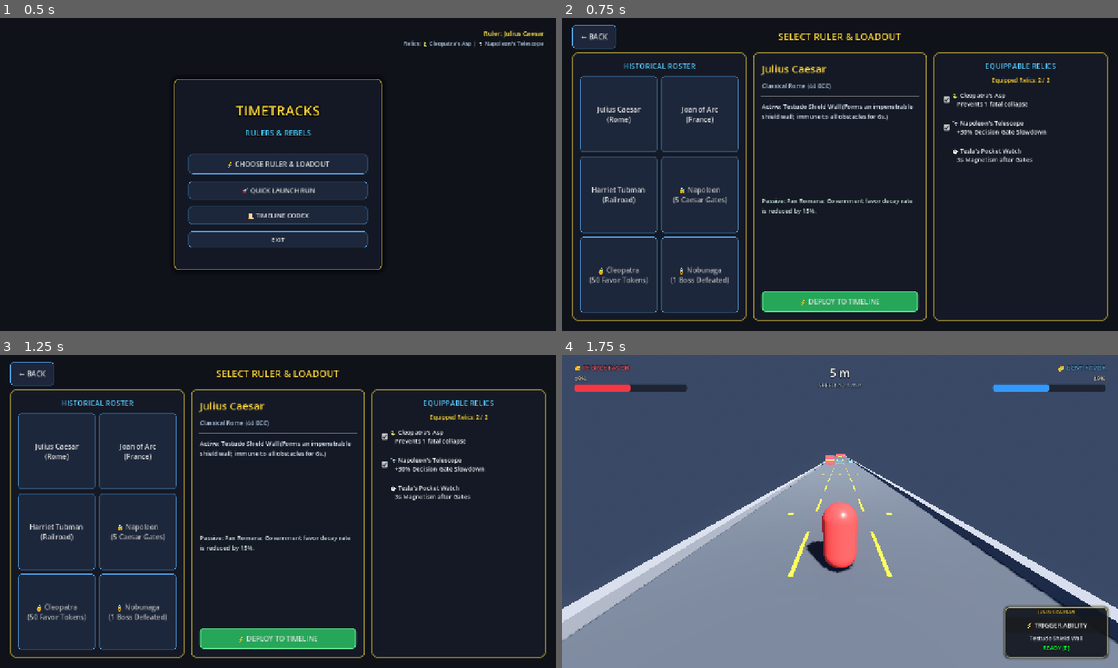
Above: before the commit, frames 1-4 (two rows, left to right).
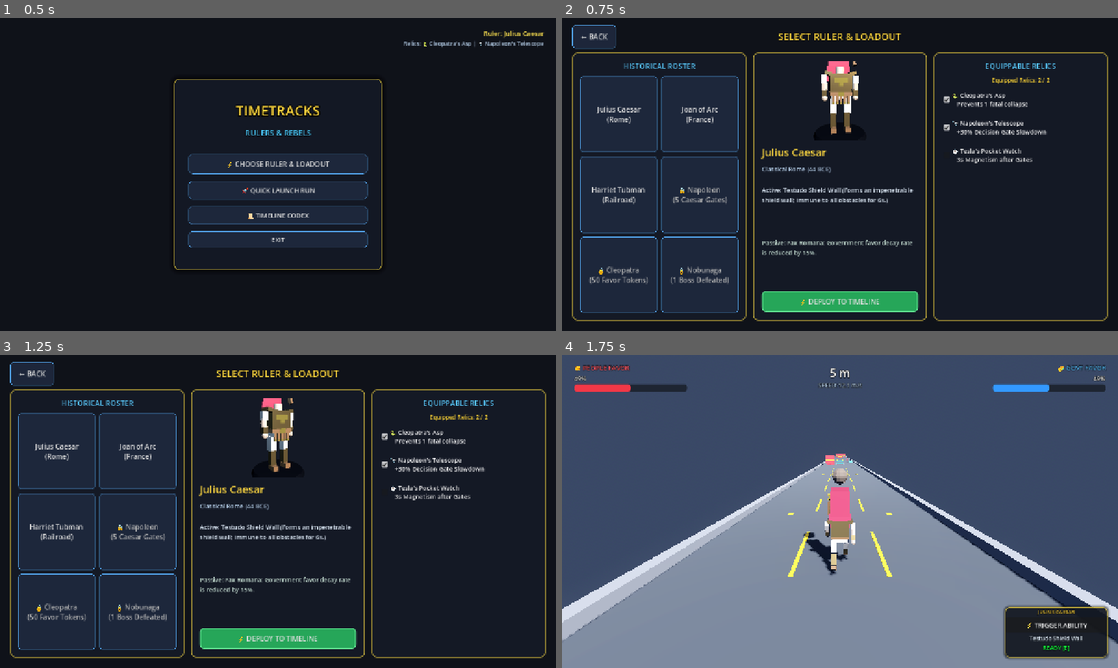
Above: after the commit, the same moments.

Repository: ce-subhash/history_turner
Game: Godot game, scene res://scenes/ui/MainMenu.tscn
Two runs of this game, one before a commit and one after it. Both use one fixed random seed, a clock stepped at 60 frames per second and the inputs below.
Inputs:
- Up to frame 1 (0.5 s): no input
- Up to frame 2 (0.75 s): click "⚡ CHOOSE RULER & LOADOUT" at 0.5 s
- Up to frame 3 (1.25 s): no input
- Up to frame 4 (1.75 s): click "⚡ DEPLOY TO TIMELINE" at 1.25 s

Frame 1 is identical in both runs. In frame 2, 3.1% of the frame differs, in the area x 35-65%, y 13-77%; in frame 3, 3.0%; in frame 4, 1.7%.

Commit message:
feat(characters): add stylized 3D historical models, procedural animations, and select preview

Diff:
--- a/project.godot
+++ b/project.godot
@@ -1,14 +1,22 @@
 ; Engine configuration file.
 ; It's best edited using the editor UI and not directly,
-; but can be edited here as well.
+; since the parameters that go here are not all obvious.
+;
+; Format:
+;   [section] ; section goes between []
+;   param=value ; assign values to parameters
 
 config_version=5
+
+[animation]
+
+compatibility/default_parent_skeleton_in_mesh_instance_3d=true
 
 [application]
 
 config/name="Timetracks: Rulers & Rebels"
 run/main_scene="res://scenes/ui/MainMenu.tscn"
-config/features=PackedStringArray("4.3", "Forward Plus")
+config/features=PackedStringArray("4.7", "Forward Plus")
 config/icon="res://icon.svg"
 
 [autoload]
@@ -16,7 +24,6 @@
 SaveManager="*res://scripts/globals/SaveManager.gd"
 GameManager="*res://scripts/globals/GameManager.gd"
 CharacterManager="*res://scripts/globals/CharacterManager.gd"
-
 
 [display]
 
@@ -31,5 +38,5 @@
 
 [rendering]
 
+textures/vram_compression/import_etc2_astc=true
 anti_aliasing/quality/msaa_3d=2
-textures/vram_compression/import_etc2_astc=true
--- /dev/null
+++ b/scenes/TestCharacters.tscn
@@ -0,0 +1,6 @@
+[gd_scene load_steps=2 format=3 uid="uid://testchars001"]
+
+[ext_resource type="Script" path="res://scripts/test/TestCharactersRunner.gd" id="1_testrunner"]
+
+[node name="TestCharacters" type="Node"]
+script = ExtResource("1_testrunner")
--- a/scripts/player/PlayerController.gd
+++ b/scripts/player/PlayerController.gd
@@ -5,6 +5,10 @@
 
 const CharacterDataScript = preload("res://scripts/resources/CharacterData.gd")
 const CollectibleScript = preload("res://scripts/world/Collectible.gd")
+
+const CAESAR_MODEL = preload("res://assets/characters/caesar.glb")
+const JOAN_MODEL = preload("res://assets/characters/joan.glb")
+const HARRIET_MODEL = preload("res://assets/characters/harriet.glb")
 
 # --- Constants & Configuration ---
 const LANE_LEFT: float = -2.5
@@ -55,6 +59,17 @@
 var zealot_emergency_triggered: bool = false
 var emergency_shield_timer: float = 0.0
 
+# Procedural 3D Character Model Rig & Animation
+var current_model_root: Node3D = null
+var left_arm_node: Node3D = null
+var right_arm_node: Node3D = null
+var left_leg_node: Node3D = null
+var right_leg_node: Node3D = null
+var torso_node: Node3D = null
+var cape_node: Node3D = null
+var lantern_light: OmniLight3D = null
+var run_anim_time: float = 0.0
+
 # --- Node References ---
 @onready var collision_shape: CollisionShape3D = $CollisionShape3D
 @onready var visual_model: Node3D = $VisualModel
@@ -84,6 +99,8 @@
 		CharacterManager.character_selected.connect(_on_character_selected)
 		if CharacterManager.active_character:
 			_apply_character_visuals(CharacterManager.active_character)
+		else:
+			_apply_character_visuals(null)
 
 
 func _init_collision_cache() -> void:
@@ -223,8 +240,7 @@
 
 		if visual_model:
 			var visual_tween = create_tween()
-			visual_tween.tween_property(visual_model, "scale", Vector3(1.1, SLIDE_HEIGHT_RATIO, 1.1), 0.1)
-			visual_tween.parallel().tween_property(visual_model, "position:y", 0.45, 0.1)
+			visual_tween.tween_property(visual_model, "position:y", 0.35, 0.1)
 	else:
 		slide_timer = SLIDE_DURATION
 
@@ -239,8 +255,7 @@
 
 	if visual_model:
 		var visual_tween = create_tween()
-		visual_tween.tween_property(visual_model, "scale", Vector3.ONE, 0.1)
-		visual_tween.parallel().tween_property(visual_model, "position:y", original_shape_y, 0.1)
+		visual_tween.tween_property(visual_model, "position:y", original_shape_y, 0.1)
 
 
 func _set_collision_height(new_height: float) -> void:
@@ -291,6 +306,7 @@
 			velocity.y = 0.0
 
 	move_and_slide()
+	_update_procedural_animations(delta)
 
 	# Divine Right Artillery Barrage: Clears upcoming obstacles every 0.6s
 	if is_divine_fever:
@@ -500,16 +516,123 @@
 
 
 func _apply_character_visuals(character: Resource) -> void:
-	if visual_model:
-		var body_mesh_inst: MeshInstance3D = visual_model.get_node_or_null("BodyMesh")
-		if body_mesh_inst and character:
-			var theme_col: Color = character.get("theme_color") if character.get("theme_color") else Color.WHITE
-			var mat: StandardMaterial3D = StandardMaterial3D.new()
-			mat.albedo_color = theme_col
-			mat.roughness = 0.3
-			mat.emission_enabled = true
-			mat.emission = theme_col * 0.4
-			body_mesh_inst.material_override = mat
+	if not visual_model:
+		return
+
+	# Hide prototype primitive meshes if present
+	var body_mesh_inst: Node = visual_model.get_node_or_null("BodyMesh")
+	if body_mesh_inst:
+		body_mesh_inst.visible = false
+	var visor_mesh_inst: Node = visual_model.get_node_or_null("VisorMesh")
+	if visor_mesh_inst:
+		visor_mesh_inst.visible = false
+
+	# Remove previous character model
+	if current_model_root and is_instance_valid(current_model_root):
+		current_model_root.queue_free()
+		current_model_root = null
+
+	var char_name: String = character.get("character_name") if character else "Julius Caesar"
+	var model_scene: PackedScene = CAESAR_MODEL
+	match char_name:
+		"Julius Caesar":
+			model_scene = CAESAR_MODEL
+		"Joan of Arc":
+			model_scene = JOAN_MODEL
+		"Harriet Tubman":
+			model_scene = HARRIET_MODEL
+		_:
+			model_scene = CAESAR_MODEL
+
+	if model_scene:
+		current_model_root = model_scene.instantiate()
+		current_model_root.name = "Character3DModel"
+		visual_model.add_child(current_model_root)
+
+		# Cache limb references for procedural runner animation
+		left_arm_node = current_model_root.find_child("LeftArm", true, false)
+		right_arm_node = current_model_root.find_child("RightArm", true, false)
+		left_leg_node = current_model_root.find_child("LeftLeg", true, false)
+		right_leg_node = current_model_root.find_child("RightLeg", true, false)
+		torso_node = current_model_root.find_child("Torso", true, false)
+		cape_node = current_model_root.find_child("Cape", true, false)
+
+		# Attach Freedom Lantern dynamic illumination for Harriet Tubman
+		if char_name == "Harriet Tubman" and right_arm_node:
+			lantern_light = OmniLight3D.new()
+			lantern_light.name = "FreedomLanternLight"
+			lantern_light.light_color = Color(1.0, 0.78, 0.35)
+			lantern_light.light_energy = 3.5
+			lantern_light.omni_range = 14.0
+			lantern_light.omni_attenuation = 1.2
+			lantern_light.position = Vector3(0.0, -0.65, 0.12)
+			right_arm_node.add_child(lantern_light)
+
+
+## Procedurally animates limbs, torso, cape flutter, and lantern sway based on movement state.
+func _update_procedural_animations(delta: float) -> void:
+	if not left_leg_node or not right_leg_node or not left_arm_node or not right_arm_node or not torso_node:
+		return
+
+	if GameManager.is_game_over:
+		torso_node.rotation.x = lerp_angle(torso_node.rotation.x, deg_to_rad(20.0), 5.0 * delta)
+		left_arm_node.rotation.x = lerp_angle(left_arm_node.rotation.x, 0.0, 5.0 * delta)
+		right_arm_node.rotation.x = lerp_angle(right_arm_node.rotation.x, 0.0, 5.0 * delta)
+		left_leg_node.rotation.x = lerp_angle(left_leg_node.rotation.x, 0.0, 5.0 * delta)
+		right_leg_node.rotation.x = lerp_angle(right_leg_node.rotation.x, 0.0, 5.0 * delta)
+		return
+
+	if is_peasant_fever:
+		# Floating superhero flying pose
+		torso_node.rotation.x = lerp_angle(torso_node.rotation.x, deg_to_rad(-35.0), 8.0 * delta)
+		left_leg_node.rotation.x = lerp_angle(left_leg_node.rotation.x, deg_to_rad(-15.0), 8.0 * delta)
+		right_leg_node.rotation.x = lerp_angle(right_leg_node.rotation.x, deg_to_rad(-15.0), 8.0 * delta)
+		left_arm_node.rotation.x = lerp_angle(left_arm_node.rotation.x, deg_to_rad(45.0), 8.0 * delta)
+		right_arm_node.rotation.x = lerp_angle(right_arm_node.rotation.x, deg_to_rad(45.0), 8.0 * delta)
+		if cape_node:
+			cape_node.rotation.x = deg_to_rad(45.0 + sin(run_anim_time * 3.0) * 8.0)
+		return
+
+	if is_sliding:
+		# Low crouch slide pose
+		torso_node.rotation.x = lerp_angle(torso_node.rotation.x, deg_to_rad(25.0), 12.0 * delta)
+		left_leg_node.rotation.x = lerp_angle(left_leg_node.rotation.x, deg_to_rad(65.0), 12.0 * delta)
+		right_leg_node.rotation.x = lerp_angle(right_leg_node.rotation.x, deg_to_rad(60.0), 12.0 * delta)
+		left_arm_node.rotation.x = lerp_angle(left_arm_node.rotation.x, deg_to_rad(-35.0), 12.0 * delta)
+		right_arm_node.rotation.x = lerp_angle(right_arm_node.rotation.x, deg_to_rad(-35.0), 12.0 * delta)
+		if cape_node:
+			cape_node.rotation.x = lerp_angle(cape_node.rotation.x, deg_to_rad(-15.0), 12.0 * delta)
+		return
+
+	if not is_on_floor():
+		# Airborne jump tuck pose
+		torso_node.rotation.x = lerp_angle(torso_node.rotation.x, deg_to_rad(-5.0), 10.0 * delta)
+		left_leg_node.rotation.x = lerp_angle(left_leg_node.rotation.x, deg_to_rad(-35.0), 10.0 * delta)
+		right_leg_node.rotation.x = lerp_angle(right_leg_node.rotation.x, deg_to_rad(-45.0), 10.0 * delta)
+		left_arm_node.rotation.x = lerp_angle(left_arm_node.rotation.x, deg_to_rad(35.0), 10.0 * delta)
+		right_arm_node.rotation.x = lerp_angle(right_arm_node.rotation.x, deg_to_rad(35.0), 10.0 * delta)
+		if cape_node:
+			cape_node.rotation.x = lerp_angle(cape_node.rotation.x, deg_to_rad(30.0), 10.0 * delta)
+		return
+
+	# Ground Running stride cycle
+	var run_freq: float = 12.0 * (GameManager.current_speed / 12.0)
+	run_anim_time += delta * run_freq
+	var stride: float = sin(run_anim_time) * 0.65
+	left_leg_node.rotation.x = stride
+	right_leg_node.rotation.x = -stride
+	var arm_stride: float = -sin(run_anim_time) * 0.55
+	left_arm_node.rotation.x = arm_stride
+	right_arm_node.rotation.x = -arm_stride
+
+	# Forward tilt and running bounce
+	torso_node.rotation.x = deg_to_rad(-7.0)
+	torso_node.position.y = 0.86 + abs(sin(run_anim_time * 2.0)) * 0.04
+
+	# Dynamic cape fluttering
+	if cape_node:
+		var cape_flutter: float = deg_to_rad(18.0 + sin(run_anim_time * 2.2) * 8.0 + (GameManager.current_speed - 12.0) * 1.2)
+		cape_node.rotation.x = cape_flutter
 
 
 func _on_game_over(_reason: String) -> void:
--- /dev/null
+++ b/scripts/test/TestCharactersRunner.gd
@@ -0,0 +1,58 @@
+extends Node
+
+const CAESAR_RES = preload("res://resources/characters/caesar.tres")
+const JOAN_RES = preload("res://resources/characters/joan.tres")
+const HARRIET_RES = preload("res://resources/characters/harriet.tres")
+
+func _ready() -> void:
+	print("--- Running Automated In-Engine 3D Character Tests ---")
+	var main_scn = load("res://scenes/Main.tscn")
+	assert(main_scn != null, "Main.tscn must load")
+	var main_inst = main_scn.instantiate()
+	add_child(main_inst)
+
+	var player = main_inst.find_child("Player", true, false)
+	assert(player != null, "Player must exist in Main.tscn")
+
+	# 1. Julius Caesar
+	CharacterManager.select_character(CAESAR_RES)
+	assert(player.current_model_root != null, "Caesar model root must be instantiated")
+	assert(player.cape_node != null, "Caesar must have cape node")
+	assert(player.left_arm_node != null and player.right_arm_node != null, "Caesar arms must be bound")
+	assert(player.left_leg_node != null and player.right_leg_node != null, "Caesar legs must be bound")
+	print("✔ Julius Caesar 3D model & rig verified.")
+
+	# Run stride test
+	for i in range(15):
+		player._update_procedural_animations(0.016)
+	assert(player.cape_node.rotation.x != 0.0, "Cape must flutter during run")
+	print("✔ Caesar running stride & cape flutter verified.")
+
+	# 2. Joan of Arc
+	CharacterManager.select_character(JOAN_RES)
+	assert(player.current_model_root != null, "Joan model root must be instantiated")
+	assert(player.cape_node != null, "Joan must have royal cape node")
+	print("✔ Joan of Arc 3D model & rig verified.")
+
+	# 3. Harriet Tubman
+	CharacterManager.select_character(HARRIET_RES)
+	assert(player.current_model_root != null, "Harriet model root must be instantiated")
+	assert(player.lantern_light != null, "Harriet must have active Freedom Lantern light")
+	assert(player.lantern_light.light_energy > 2.0, "Freedom Lantern must have rich emissive energy")
+	print("✔ Harriet Tubman 3D model, attire & Freedom Lantern light verified.")
+
+	# 4. Jump & Slide Poses
+	player.velocity.y = 10.0
+	player._update_procedural_animations(0.05)
+	assert(player.left_leg_node.rotation.x < 0.0, "Legs must tuck up during jump")
+	print("✔ Jump tuck pose verified.")
+
+	player.velocity.y = 0.0
+	player.slide()
+	player._update_procedural_animations(0.05)
+	assert(player.left_leg_node.rotation.x > 0.5, "Legs must extend forward in slide")
+	print("✔ Slide crouch pose verified.")
+	player._end_slide()
+
+	print("\n=== ALL IN-ENGINE 3D CHARACTER TESTS PASSED! ===")
+	get_tree().quit(0)
--- a/scripts/ui/CharacterSelectScreen.gd
+++ b/scripts/ui/CharacterSelectScreen.gd
@@ -7,6 +7,17 @@
 const CAESAR_RES = preload("res://resources/characters/caesar.tres")
 const JOAN_RES = preload("res://resources/characters/joan.tres")
 const HARRIET_RES = preload("res://resources/characters/harriet.tres")
+
+# 3D Character Models
+const CAESAR_MODEL = preload("res://assets/characters/caesar.glb")
+const JOAN_MODEL = preload("res://assets/characters/joan.glb")
+const HARRIET_MODEL = preload("res://assets/characters/harriet.glb")
+
+# 3D Preview Nodes
+var preview_viewport_container: SubViewportContainer
+var preview_viewport: SubViewport
+var preview_model_pivot: Node3D
+var preview_current_model: Node3D
 
 # UI Node References
 @onready var ruler_name_label: Label = $MainLayout/DetailsPanel/Margin/VBox/RulerName
@@ -32,6 +43,8 @@
 
 
 func _ready() -> void:
+	_setup_3d_preview()
+
 	# Wire navigation
 	deploy_button.pressed.connect(_on_deploy_pressed)
 	back_button.pressed.connect(_on_back_pressed)
@@ -59,6 +72,73 @@
 		_display_character_info(CharacterManager.active_character)
 	else:
 		_select_starter_character(CAESAR_RES)
+
+
+func _process(delta: float) -> void:
+	if preview_model_pivot:
+		preview_model_pivot.rotation.y += delta * 0.9
+
+
+func _setup_3d_preview() -> void:
+	var vbox = $MainLayout/DetailsPanel/Margin/VBox
+	preview_viewport_container = SubViewportContainer.new()
+	preview_viewport_container.name = "PreviewContainer"
+	preview_viewport_container.custom_minimum_size = Vector2(0, 180)
+	preview_viewport_container.stretch = true
+	preview_viewport_container.size_flags_horizontal = Control.SIZE_EXPAND_FILL
+	vbox.add_child(preview_viewport_container)
+	vbox.move_child(preview_viewport_container, 0)
+
+	preview_viewport = SubViewport.new()
+	preview_viewport.name = "PreviewSubViewport"
+	preview_viewport.transparent_bg = true
+	preview_viewport.handle_input_locally = false
+	preview_viewport.size = Vector2i(260, 180)
+	preview_viewport.render_target_update_mode = SubViewport.UPDATE_ALWAYS
+	preview_viewport_container.add_child(preview_viewport)
+
+	# Camera looking slightly down at character
+	var cam = Camera3D.new()
+	cam.position = Vector3(0.0, 1.05, 2.5)
+	cam.rotation_degrees = Vector3(-8.0, 0.0, 0.0)
+	cam.fov = 38.0
+	preview_viewport.add_child(cam)
+
+	# Key Light
+	var dir_light = DirectionalLight3D.new()
+	dir_light.rotation_degrees = Vector3(-25.0, 35.0, 0.0)
+	dir_light.light_color = Color(1.0, 0.95, 0.9)
+	dir_light.light_energy = 1.4
+	preview_viewport.add_child(dir_light)
+
+	# Fill Light
+	var fill_light = OmniLight3D.new()
+	fill_light.position = Vector3(0.0, 1.8, 1.2)
+	fill_light.light_color = Color(0.7, 0.85, 1.0)
+	fill_light.light_energy = 1.0
+	fill_light.omni_range = 6.0
+	preview_viewport.add_child(fill_light)
+
+	# Rotating Model Pivot
+	preview_model_pivot = Node3D.new()
+	preview_model_pivot.name = "ModelPivot"
+	preview_model_pivot.rotation_degrees.y = 180.0
+	preview_viewport.add_child(preview_model_pivot)
+
+	# Pedestal
+	var pedestal = MeshInstance3D.new()
+	var cyl = CylinderMesh.new()
+	cyl.top_radius = 0.55
+	cyl.bottom_radius = 0.60
+	cyl.height = 0.08
+	pedestal.mesh = cyl
+	pedestal.position = Vector3(0.0, -0.04, 0.0)
+	var ped_mat = StandardMaterial3D.new()
+	ped_mat.albedo_color = Color(0.12, 0.14, 0.2)
+	ped_mat.metallic = 0.8
+	ped_mat.roughness = 0.3
+	pedestal.material_override = ped_mat
+	preview_model_pivot.add_child(pedestal)
 
 
 func _select_starter_character(res: Resource) -> void:
@@ -84,20 +164,79 @@
 		passive_label.text = "Passive: Standard of Conquest"
 		deploy_button.disabled = false
 		deploy_button.text = "⚡ DEPLOY TO TIMELINE"
+		_update_3d_preview(info["name"])
 	else:
 		ability_label.text = "🔒 LOCKED RULER"
 		passive_label.text = "Milestone Requirement: %s" % info["requirement"]
 		deploy_button.disabled = true
 		deploy_button.text = "🔒 MILESTONE NOT MET"
+		_update_3d_preview_locked()
 
 
 func _display_character_info(res: Resource) -> void:
 	if not res:
 		return
-	ruler_name_label.text = res.get("character_name")
+	var char_name: String = res.get("character_name")
+	ruler_name_label.text = char_name
 	era_label.text = res.get("era_name")
 	ability_label.text = "Active: %s (%s)" % [res.get("active_ability_name"), res.get("ability_description")]
 	passive_label.text = "Passive: %s" % res.get("passive_description")
+	_update_3d_preview(char_name)
+
+
+func _update_3d_preview(char_name: String) -> void:
+	if not preview_model_pivot:
+		return
+
+	if preview_current_model and is_instance_valid(preview_current_model):
+		preview_current_model.queue_free()
+		preview_current_model = null
+
+	var model_scene: PackedScene = CAESAR_MODEL
+	match char_name:
+		"Julius Caesar":
+			model_scene = CAESAR_MODEL
+		"Joan of Arc":
+			model_scene = JOAN_MODEL
+		"Harriet Tubman":
+			model_scene = HARRIET_MODEL
+		_:
+			model_scene = CAESAR_MODEL
+
+	if model_scene:
+		preview_current_model = model_scene.instantiate()
+		preview_model_pivot.add_child(preview_current_model)
+
+		# Add dynamic lantern illumination for Harriet Tubman
+		if char_name == "Harriet Tubman":
+			var r_arm = preview_current_model.find_child("RightArm", true, false)
+			if r_arm:
+				var lantern_light = OmniLight3D.new()
+				lantern_light.name = "PreviewLanternLight"
+				lantern_light.light_color = Color(1.0, 0.78, 0.35)
+				lantern_light.light_energy = 2.8
+				lantern_light.omni_range = 8.0
+				lantern_light.position = Vector3(0.0, -0.65, 0.12)
+				r_arm.add_child(lantern_light)
+
+
+func _update_3d_preview_locked() -> void:
+	if not preview_model_pivot:
+		return
+
+	if preview_current_model and is_instance_valid(preview_current_model):
+		preview_current_model.queue_free()
+		preview_current_model = null
+
+	preview_current_model = CAESAR_MODEL.instantiate()
+	preview_model_pivot.add_child(preview_current_model)
+
+	var locked_mat = StandardMaterial3D.new()
+	locked_mat.albedo_color = Color(0.1, 0.12, 0.15, 1.0)
+	locked_mat.metallic = 0.5
+	locked_mat.roughness = 0.8
+	for child in preview_current_model.find_children("*", "MeshInstance3D", true, false):
+		(child as MeshInstance3D).material_override = locked_mat
 
 
 func _refresh_locked_rulers() -> void:
Binary file added: assets/characters/caesar.glb
Not shown, added: assets/characters/caesar.glb.import
Binary file added: assets/characters/harriet.glb
Not shown, added: assets/characters/harriet.glb.import
Binary file added: assets/characters/joan.glb
Not shown, added: assets/characters/joan.glb.import
Not shown, added: icon.svg.import
Not shown, changed: .gitignore
Not shown, added: scripts/tools/generate_characters.py
